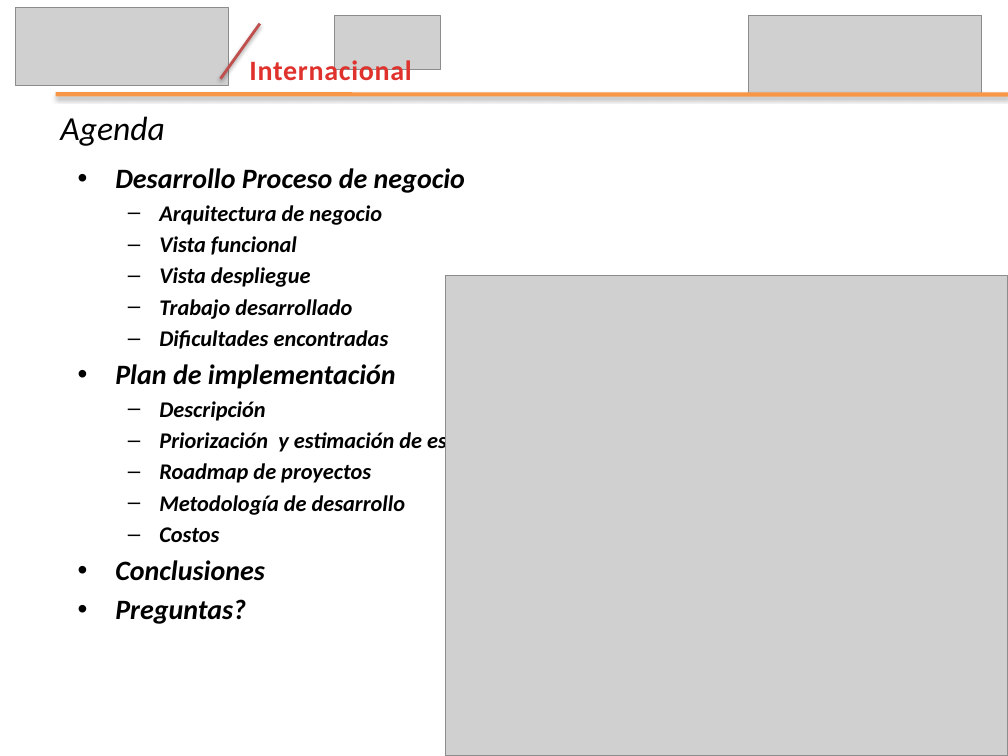
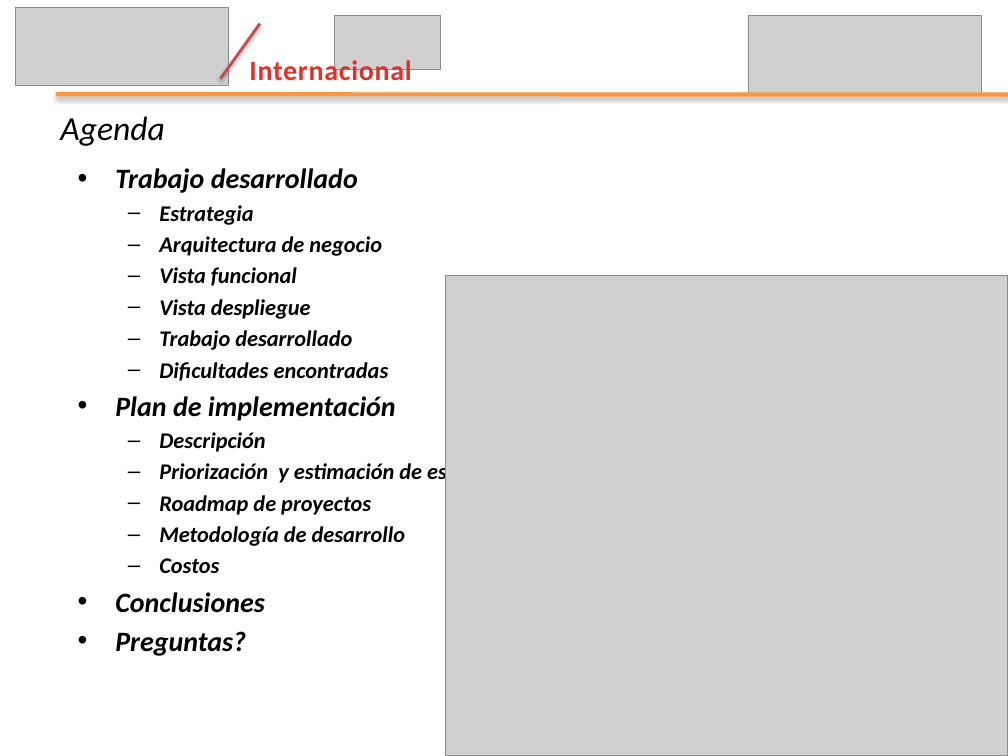
Before and after one commit to leseroth/ingenium-managment, a slide deck: slide 2 of CSOF5200 Proyecto 2/0727PresentacionIngenium.pptx. Drawn at 1008x756 pixels with LibreOffice and Linux fonts; fonts in the diff are those of the drawing; grey boxes stand for pictures. Boxes give left, top, right and bottom in pixels: in the first picture for what was removed or moved away, otherwise in the second. Text is boxed around its words. In the diff, an @@ line names an element or a change of style, - is before the commit and + after.

Commit message:
Presentación

```diff
--- a/CSOF5200 Proyecto 2/0727PresentacionIngenium.pptx
+++ b/CSOF5200 Proyecto 2/0727PresentacionIngenium.pptx
@@ text at (x1=115, y1=168, x2=358, y2=225): text changed @@
-• Desarrollo Proceso de negocio
+• Trabajo desarrollado
+  – Estrategia
```
Also in this commit, not shown: 6 other slides changed, 1 slide added.
